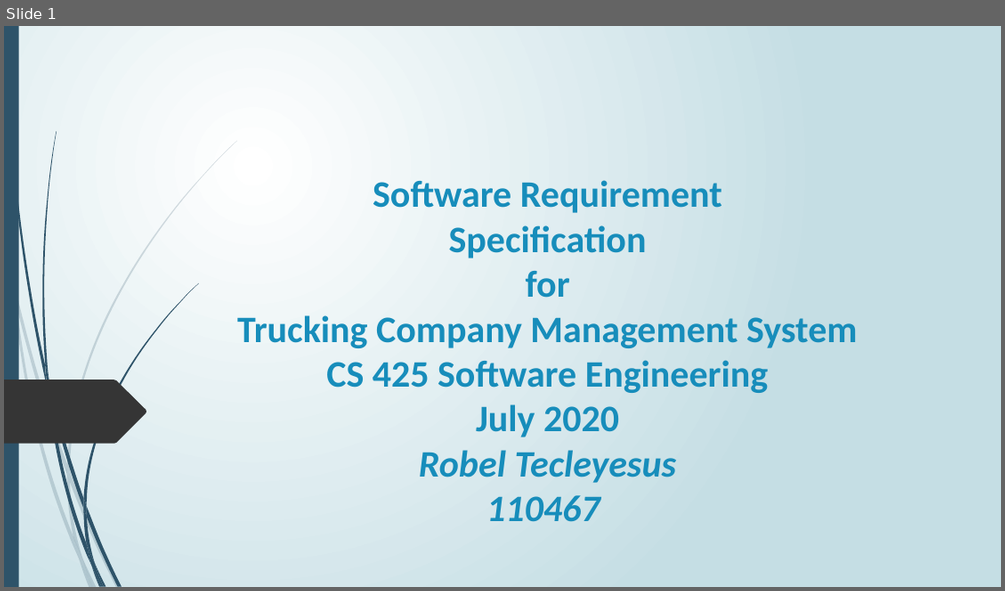
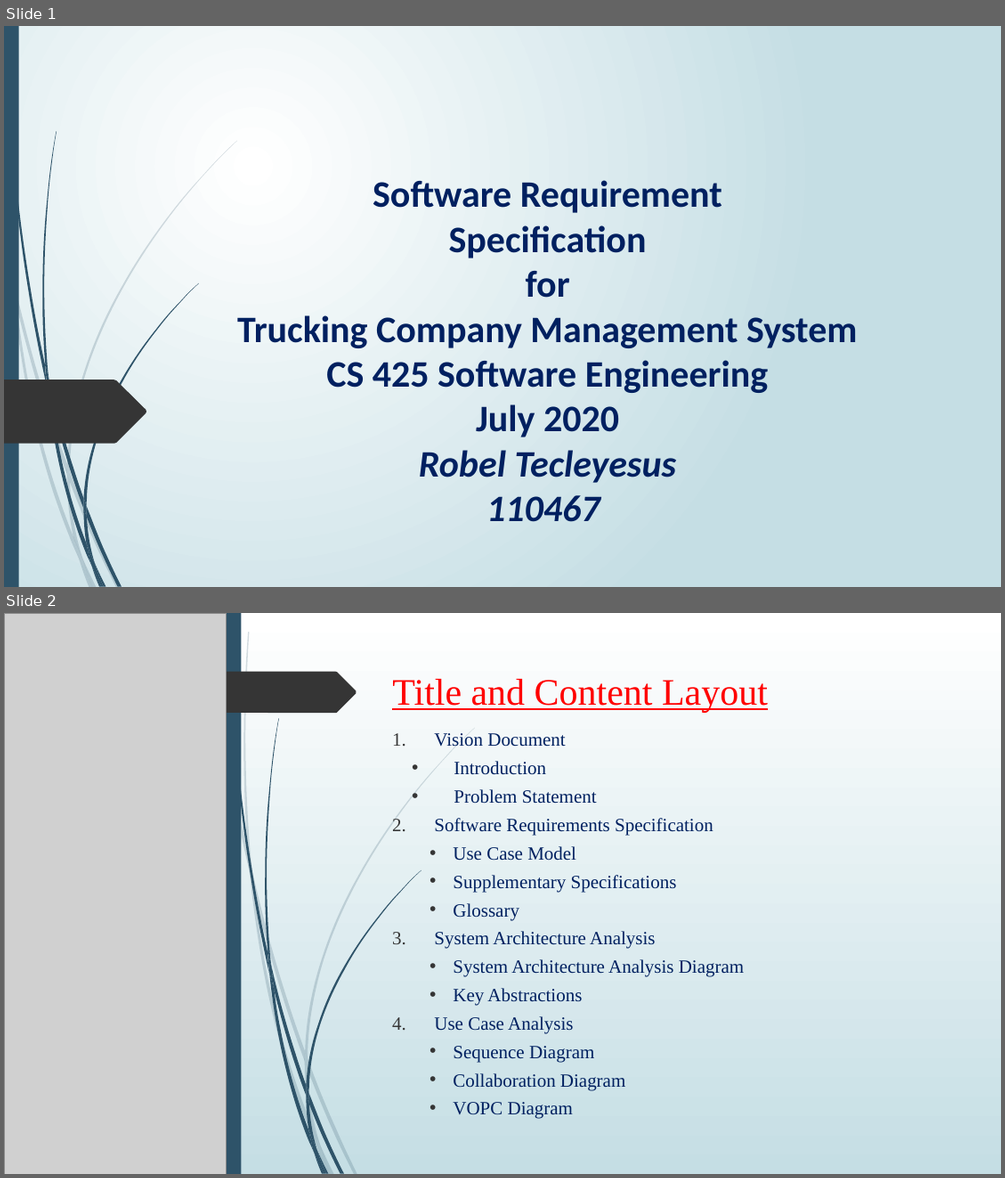
Before and after one commit to robel921/SE-TruckingCompanyMS, a slide deck: Documents/Project_Presentation1.pptx. Shown one above the other, each under a label of ours: slide 1 before the commit, slides 1 and 2 after it. The pictures are 1005x591 and 1005x1178 pixels, drawn with LibreOffice and Linux fonts; fonts in the diff are those of the drawing; grey boxes stand for pictures; background and template pictures are left out. Boxes give left, top, right and bottom in pixels: in the first picture for what was removed or moved away, otherwise in the second. Text is boxed around its words. In the diff, an @@ line names an element or a change of style, - is before the commit and + after.

```diff
--- a/Documents/Project_Presentation1.pptx
+++ b/Documents/Project_Presentation1.pptx
@@ slide 2 added at (4,613,1001,1174), background gradient #FFFFFF to #C5DEE5; not listed: 12 template elements that a slide beside it also shows @@
@@ rectangle added at (4,613,1001,1174), fill gradient #FFFFFF to #C5DEE5 @@
@@ picture added at (4,613,226,1174) @@
@@ rectangle added at (226,613,241,1174), fill #2E5369 @@
@@ freeform shape added at (4,672,134,713), fill #353535 @@
@@ freeform shape added at (226,672,356,713), fill #353535 @@
@@ title added at (392,679,768,712), 36 pt, text #FF0000, underline @@
+Title and Content Layout
@@ text added at (434,733,744,1119), 18 pt, text #002060 @@
+1. Vision Document
+  • Introduction
+  • Problem Statement
+2. Software Requirements Specification
+  • Use Case Model
+  • Supplementary Specifications
+  • Glossary
+3. System Architecture Analysis
+  • System Architecture Analysis Diagram
+  • Key Abstractions
+4. Use Case Analysis
+  • Sequence Diagram
+  • Collaboration Diagram
+  • VOPC Diagram
@@ group added at (228,613,421,1174): 12 freeform shapes @@
@@ group added at (242,632,475,1174): 12 freeform shapes @@
@@ slide 1 changed as well @@
@@ title "Software Requirement Specification for Trucking ..." at (237,180,857,522): text colour #178DBB to #002060 @@
```
Also in this commit, not shown: 1 other slide changed, 17 other slides added, 2 slides removed.
